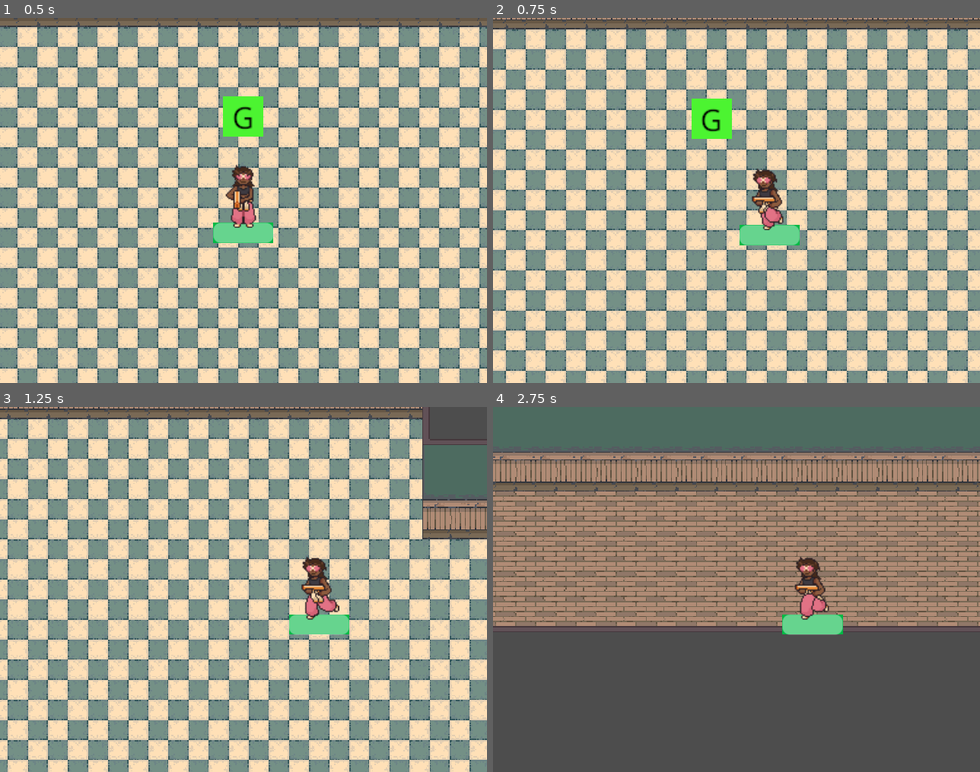
Above: before the commit, frames 1-4 (two rows, left to right).
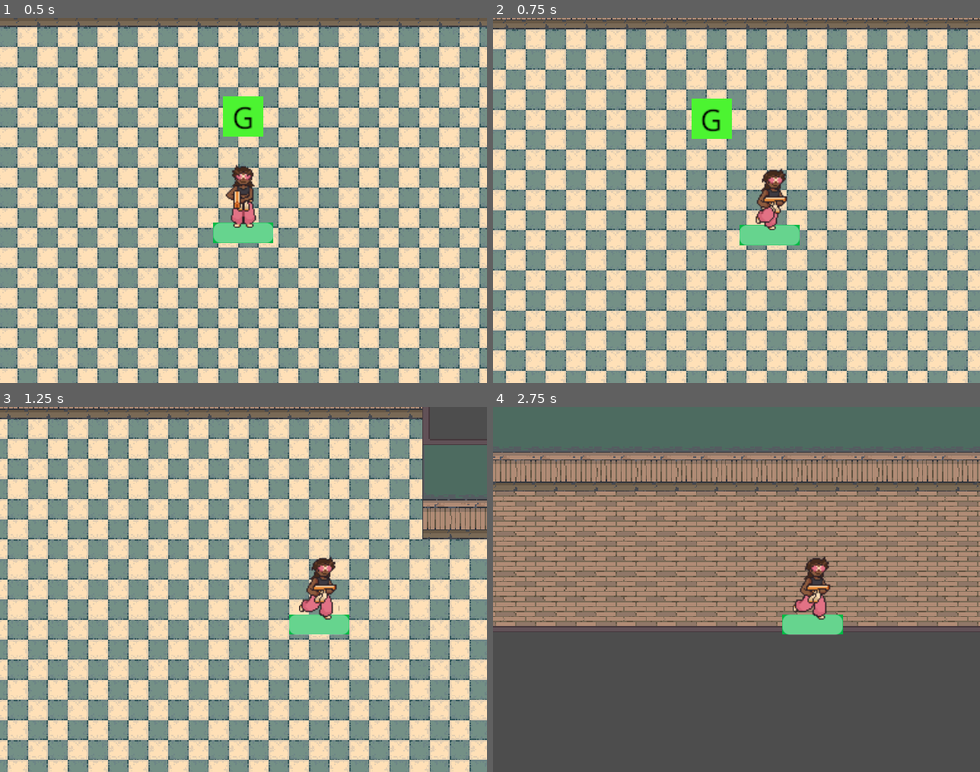
Above: after the commit, the same moments.

Repository: amenrio/techo-de-cristal
Game: Godot game, scene res://02_scenes/03_levels/level_alpha.tscn
Two runs of this game, one before a commit and one after it. Both use one fixed random seed, a clock stepped at 60 frames per second and the inputs below.
Inputs (mouse positions are in pixels of both pictures, inside the frame that each line leads up to):
- Up to frame 1 (0.5 s): no input
- Up to frame 2 (0.75 s): move the mouse to (843, 182) at 0.52 s; hold D (move_right) from 0.53 s (still down); tap C (complete_comanda) at 0.6 s
- Up to frame 3 (1.25 s): keep holding D (move_right)
- Up to frame 4 (2.75 s): move the mouse to (639, 607) at 1.27 s; release D (move_right) at 1.28 s; hold S (move_down) 1.28-2.03 s; tap Shift (dash) at 1.35 s; move the mouse to (785, 509) at 2.02 s; hold D (move_right) from 2.03 s (still down); hold Space (fire) from 2.03 s (still down)

Frame 1 is identical in both runs. In frame 2, 0.7% of the frame differs, in the area x 53-61%, y 41-59%; in frame 3, 0.8%, in the area x 61-70%, y 36-59%; in frame 4, 0.8%.
Error before the commit: Invalid call to function 'seek' in base 'AudioStreamPlayer'. Expected 1 arguments. (res://02_scenes/01_characters/player.gd:85)

Commit message:
borrada linea $walkingAudio.seek() en Player

Diff:
--- a/02_scenes/01_characters/player.gd
+++ b/02_scenes/01_characters/player.gd
@@ -82,7 +82,6 @@
 	else:
 		animation_tree["parameters/conditions/idle"] = false
 		animation_tree["parameters/conditions/is_moving"] = true
-		$walkingAudio.seek()
 	if (desired_velocity != Vector2.ZERO):
 		animation_tree["parameters/Idle/blend_position"] = direction
 		animation_tree["parameters/Walk/blend_position"] = direction
